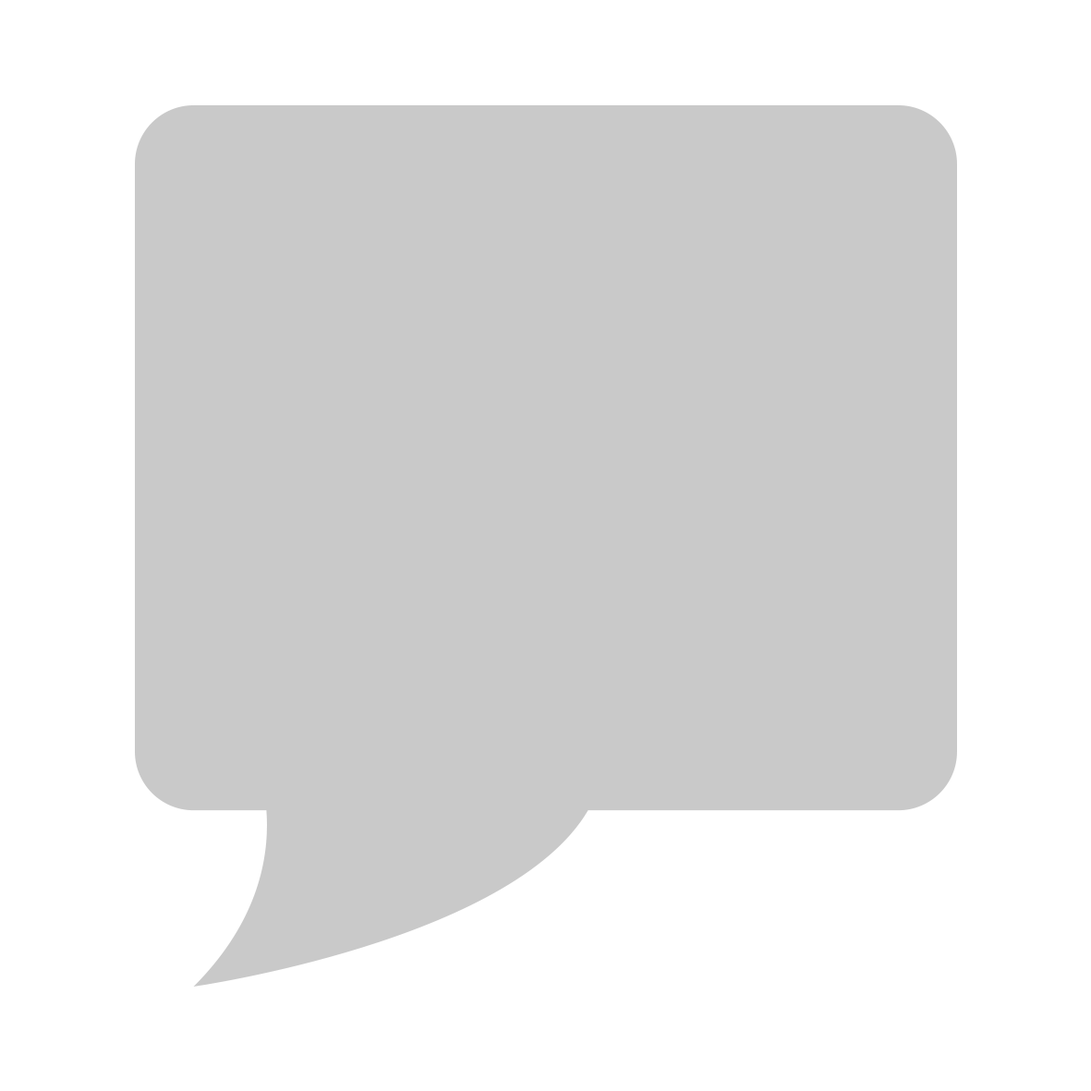
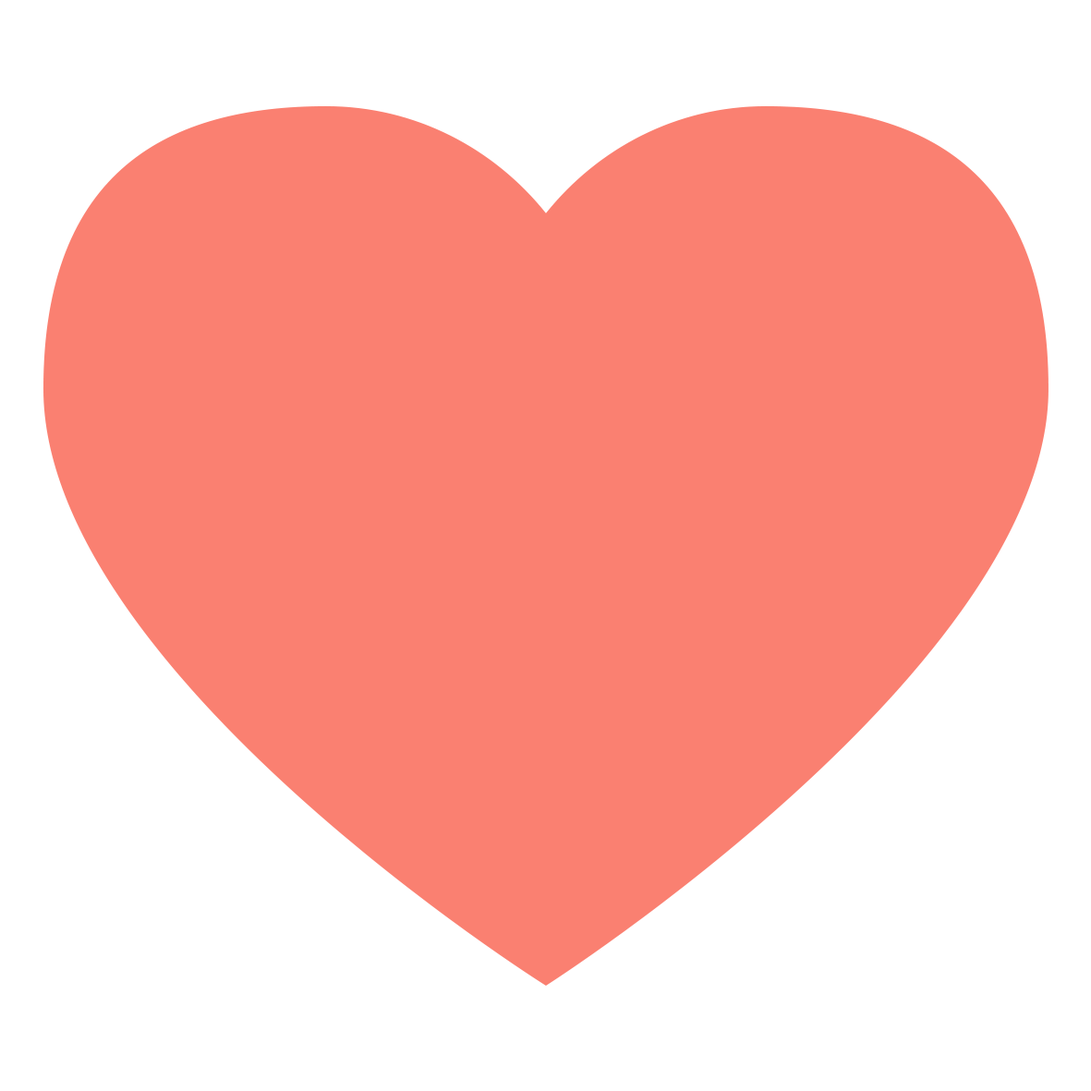
Revision of a layered 1091x1091 image; what changed, layer by layer:
hid "chat" over box(134, 104, 958, 988)
added layer "heart 副本" above "heart" over box(43, 105, 1049, 987)
